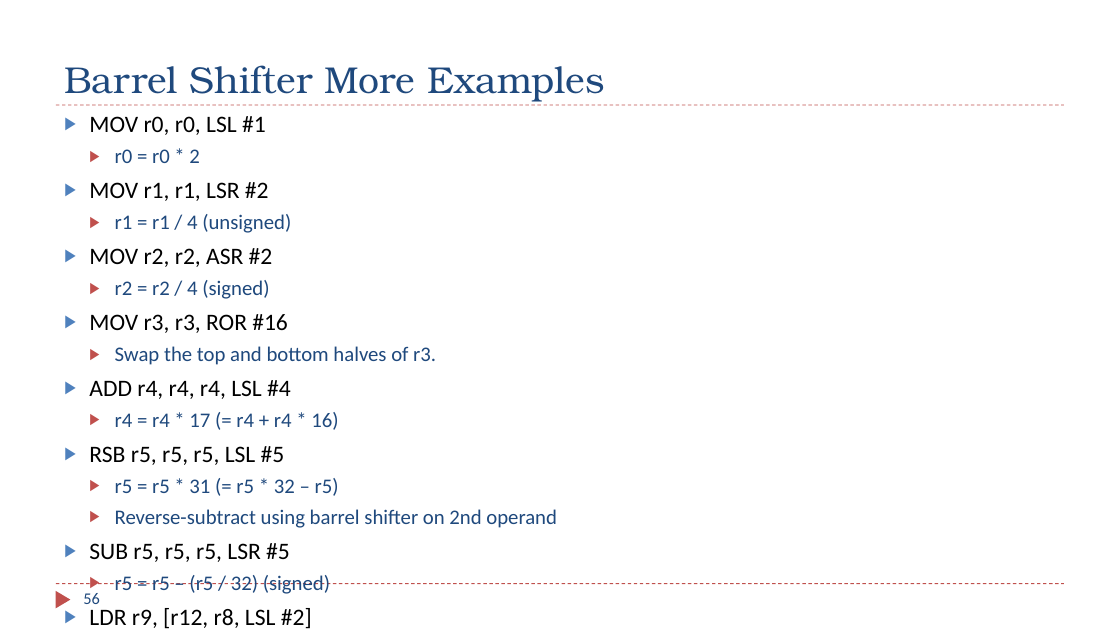
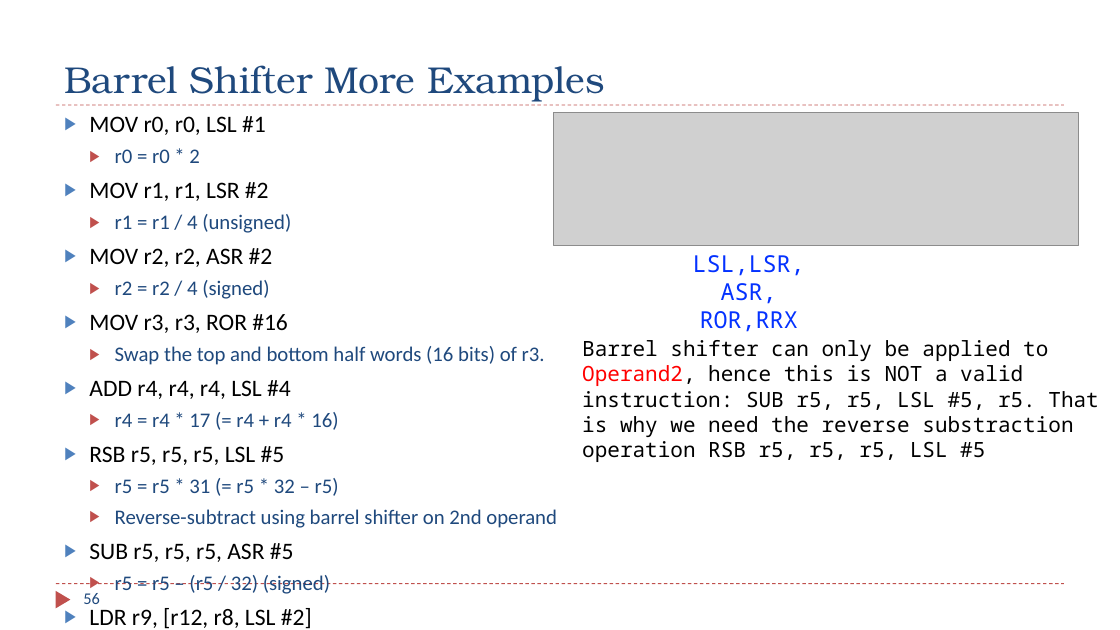
Before and after one commit to guhofstra/CSC111Fa26, a slide deck: slide 56 of PPTs/Ch4_ARM_Arithmetic_Logic.pptx. Drawn at 1120x630 pixels with LibreOffice and Linux fonts; fonts in the diff are those of the drawing; grey boxes stand for pictures. Boxes give left, top, right and bottom in pixels: in the first picture for what was removed or moved away, otherwise in the second. Text is boxed around its words. In the diff, an @@ line names an element or a change of style, - is before the commit and + after.

```diff
--- a/PPTs/Ch4_ARM_Arithmetic_Logic.pptx
+++ b/PPTs/Ch4_ARM_Arithmetic_Logic.pptx
@@ picture added at <box>553,112,1078,245</box> @@
@@ text added at <box>693,255,805,332</box>, 20 pt, text #0432FF @@
+LSL,LSR,ASR,
+ROR,RRX
@@ text at <box>115,346,545,365</box>: text changed @@
-  ▶ Swap the top and bottom halves of r3.
+  ▶ Swap the top and bottom half words (16 bits) of r3.
@@ text added at <box>582,340,1098,462</box>, 18 pt, text #000000 @@
+Barrel shifter can only be applied to Operand2, hence this is NOT a valid instruction: SUB r5, r5, LSL #5, r5. That is why we need the reverse substraction operation RSB r5, r5, r5, LSL #5
@@ text at <box>89,543,294,562</box>: text changed @@
-▶ SUB r5, r5, r5, LSR #5
+▶ SUB r5, r5, r5, ASR #5
```
Also in this commit, not shown: 9 other slides changed, 1 other file.
